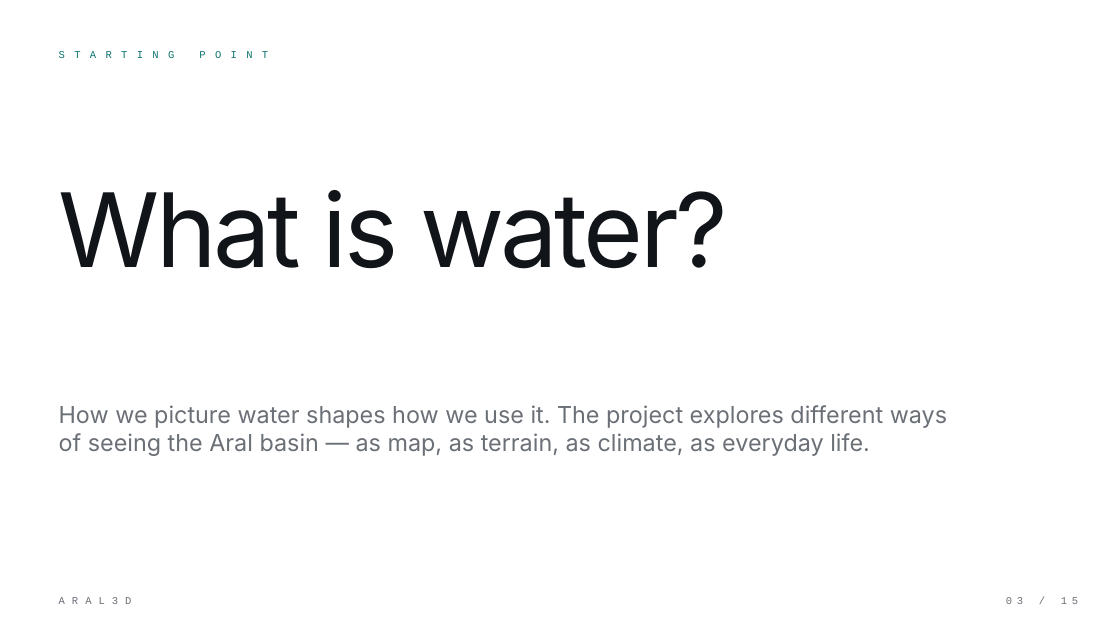
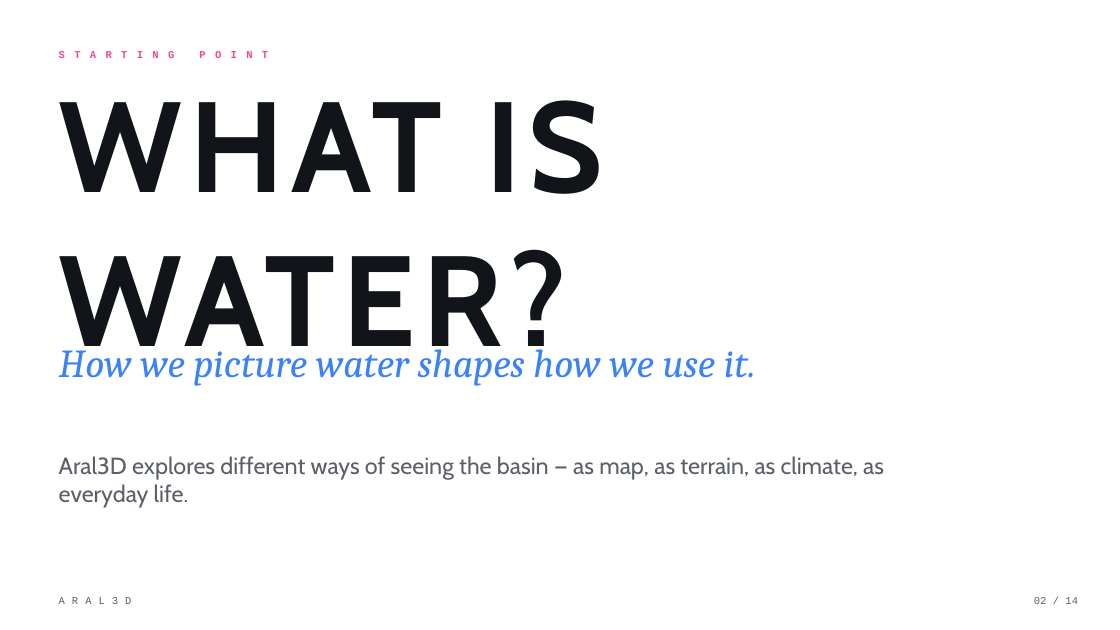
Before and after one commit to timateus/aral3d, a slide deck: slide 2 of public/aral3d-presentation.pptx (slide 3 before the commit). Drawn at 1120x630 pixels with LibreOffice and Linux fonts; fonts in the diff are those of the drawing. Boxes give left, top, right and bottom in pixels: in the first picture for what was removed or moved away, otherwise in the second. Text is boxed around its words. In the diff, an @@ line names an element or a change of style, - is before the commit and + after.

```diff
--- a/public/aral3d-presentation.pptx
+++ b/public/aral3d-presentation.pptx
@@ text "STARTING POINT" at (50, 42, 891, 67): text colour #0F766E to #EC4899, bold on @@
@@ text at (59, 100, 603, 374): text changed; size 88 to 110 pt; font Inter to Cabin; bold on @@
-What is water?
+WHAT IS WATER?
@@ text added at (59, 340, 756, 386), 34 pt, text #3B82F6, italic @@
+How we picture water shapes how we use it.
@@ text at (59, 456, 884, 508): text changed; font Inter to Cabin; text colour #6B7077 to #5B6068 @@
-How we picture water shapes how we use it. The project explores different ways of seeing the Aral basin — as map, as terrain, as climate, as everyday life.
+Aral3D explores different ways of seeing the basin — as map, as terrain, as climate, as everyday life.
@@ text "ARAL3D" at (50, 588, 555, 613): text colour #6B7077 to #5B6068 @@
@@ text at (1034, 597, 1078, 604): text changed; text colour #6B7077 to #5B6068 @@
-03 / 15
+02 / 14
```
Also in this commit, not shown: 11 other slides changed, 2 slides added, 3 slides removed, 16 other files.
